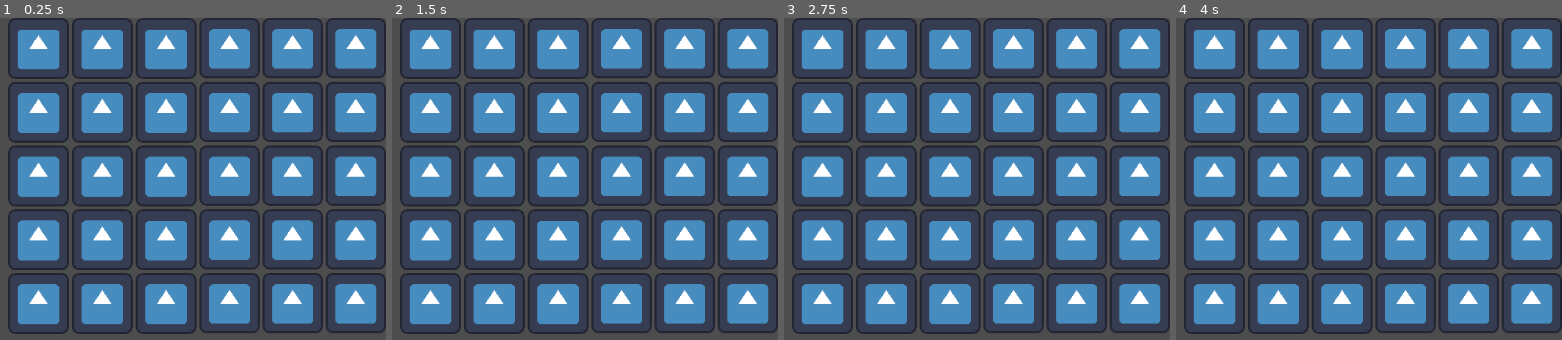
Above: before the commit, frames 1-4 (left to right).
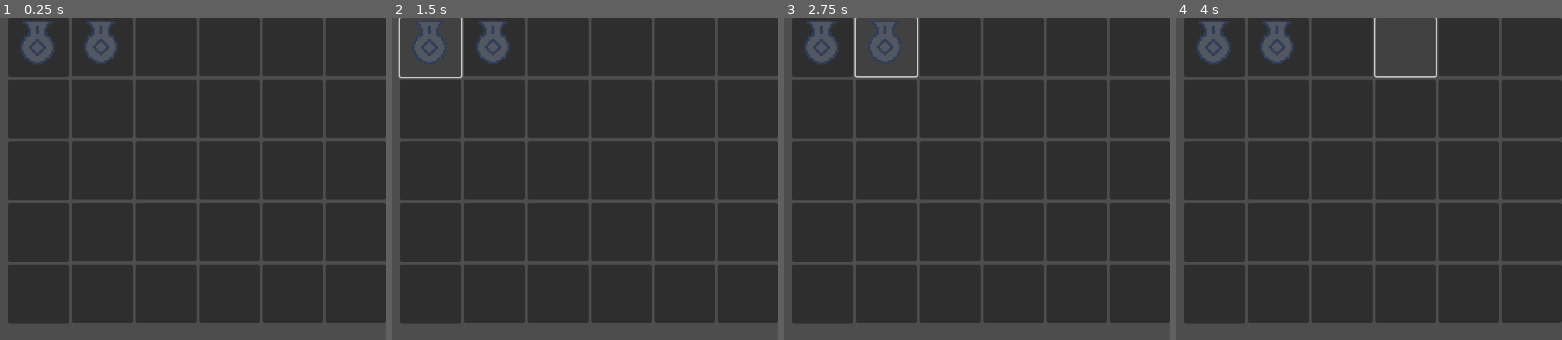
Above: after the commit, the same moments.

Repository: Daniel-M-C/CalgaryHacks2025
Game: Godot game, scene res://World/pipe_puzzle_room.tscn
Same seed, same stepped clock (60 frames per second), same inputs: the game is played once before the commit and once after it. This scene is started directly instead of the project's main scene. The engine's default icon, where the game draws it, is replaced by a stand-in: a white triangle on a blue panel in a dark square.
Inputs (mouse positions are in pixels of both pictures, inside the frame that each line leads up to):
- Up to frame 1 (0.25 s): no input
- Up to frame 2 (1.5 s): click (430, 46) at 0.52 s; click (430, 46) at 1.27 s
- Up to frame 3 (2.75 s): click (884, 46) at 2 s
- Up to frame 4 (4 s): click (1341, 46) at 2.75 s; click (1403, 46) at 3.5 s

The runs differ from the first frame. In frame 1, 76% of the frame differs, in the area x 2-100%, y 0-99%; in frame 2, 76%; in frame 3, 76%; in frame 4, 76%.
Error after the commit: Parse Error: Expected return type or "void" after "->". (res://World/InteractibleObjects/pipe_section.gd:113)

Commit message:
Add rotating pipes

Diff:
--- a/World/InteractibleObjects/pipe_puzzle.tscn
+++ b/World/InteractibleObjects/pipe_puzzle.tscn
@@ -1,6 +1,7 @@
-[gd_scene load_steps=2 format=3 uid="uid://bl62rm785ghlx"]
+[gd_scene load_steps=3 format=3 uid="uid://bl62rm785ghlx"]
 
 [ext_resource type="PackedScene" uid="uid://c8bp1lii36kv7" path="res://World/InteractibleObjects/pipe_section.tscn" id="1_g2en0"]
+[ext_resource type="Texture2D" uid="uid://1q7frfe6bdxn" path="res://Assets/Environment/pipe_one.png" id="2_3h88w"]
 
 [node name="PipePuzzle" type="GridContainer"]
 anchors_preset = -1
@@ -14,93 +15,124 @@
 size_flags_horizontal = 12
 columns = 6
 
-[node name="PipeSection" parent="." instance=ExtResource("1_g2en0")]
-custom_minimum_size = Vector2(0, 20)
+[node name="PipeSection0" parent="." instance=ExtResource("1_g2en0")]
+custom_minimum_size = Vector2(0, 85)
 layout_mode = 2
+icon = ExtResource("2_3h88w")
 
 [node name="PipeSection2" parent="." instance=ExtResource("1_g2en0")]
+custom_minimum_size = Vector2(0, 84)
 layout_mode = 2
+icon = ExtResource("2_3h88w")
 
 [node name="PipeSection3" parent="." instance=ExtResource("1_g2en0")]
+custom_minimum_size = Vector2(0, 84)
 layout_mode = 2
 
 [node name="PipeSection4" parent="." instance=ExtResource("1_g2en0")]
+custom_minimum_size = Vector2(0, 84)
 layout_mode = 2
 
 [node name="PipeSection5" parent="." instance=ExtResource("1_g2en0")]
+custom_minimum_size = Vector2(0, 84)
 layout_mode = 2
 
 [node name="PipeSection6" parent="." instance=ExtResource("1_g2en0")]
+custom_minimum_size = Vector2(0, 84)
 layout_mode = 2
 
 [node name="PipeSection7" parent="." instance=ExtResource("1_g2en0")]
+custom_minimum_size = Vector2(0, 85)
 layout_mode = 2
 
 [node name="PipeSection8" parent="." instance=ExtResource("1_g2en0")]
+custom_minimum_size = Vector2(0, 84)
 layout_mode = 2
 
 [node name="PipeSection9" parent="." instance=ExtResource("1_g2en0")]
+custom_minimum_size = Vector2(0, 84)
 layout_mode = 2
 
 [node name="PipeSection10" parent="." instance=ExtResource("1_g2en0")]
+custom_minimum_size = Vector2(0, 84)
 layout_mode = 2
 
 [node name="PipeSection11" parent="." instance=ExtResource("1_g2en0")]
+custom_minimum_size = Vector2(0, 84)
 layout_mode = 2
 
 [node name="PipeSection12" parent="." instance=ExtResource("1_g2en0")]
+custom_minimum_size = Vector2(0, 84)
 layout_mode = 2
 
 [node name="PipeSection13" parent="." instance=ExtResource("1_g2en0")]
+custom_minimum_size = Vector2(0, 85)
 layout_mode = 2
 
 [node name="PipeSection14" parent="." instance=ExtResource("1_g2en0")]
+custom_minimum_size = Vector2(0, 84)
 layout_mode = 2
 
 [node name="PipeSection15" parent="." instance=ExtResource("1_g2en0")]
+custom_minimum_size = Vector2(0, 84)
 layout_mode = 2
 
 [node name="PipeSection16" parent="." instance=ExtResource("1_g2en0")]
+custom_minimum_size = Vector2(0, 84)
 layout_mode = 2
 
 [node name="PipeSection17" parent="." instance=ExtResource("1_g2en0")]
+custom_minimum_size = Vector2(0, 84)
 layout_mode = 2
 
 [node name="PipeSection18" parent="." instance=ExtResource("1_g2en0")]
+custom_minimum_size = Vector2(0, 84)
 layout_mode = 2
 
 [node name="PipeSection19" parent="." instance=ExtResource("1_g2en0")]
+custom_minimum_size = Vector2(0, 85)
 layout_mode = 2
 
 [node name="PipeSection20" parent="." instance=ExtResource("1_g2en0")]
+custom_minimum_size = Vector2(0, 84)
 layout_mode = 2
 
 [node name="PipeSection21" parent="." instance=ExtResource("1_g2en0")]
+custom_minimum_size = Vector2(0, 84)
 layout_mode = 2
 
 [node name="PipeSection22" parent="." instance=ExtResource("1_g2en0")]
+custom_minimum_size = Vector2(0, 84)
 layout_mode = 2
 
 [node name="PipeSection23" parent="." instance=ExtResource("1_g2en0")]
+custom_minimum_size = Vector2(0, 84)
 layout_mode = 2
 
 [node name="PipeSection24" parent="." instance=ExtResource("1_g2en0")]
+custom_minimum_size = Vector2(0, 84)
 layout_mode = 2
 
 [node name="PipeSection25" parent="." instance=ExtResource("1_g2en0")]
+custom_minimum_size = Vector2(0, 85)
 layout_mode = 2
 
 [node name="PipeSection26" parent="." instance=ExtResource("1_g2en0")]
+custom_minimum_size = Vector2(0, 84)
 layout_mode = 2
 
 [node name="PipeSection27" parent="." instance=ExtResource("1_g2en0")]
+custom_minimum_size = Vector2(0, 84)
 layout_mode = 2
 
 [node name="PipeSection28" parent="." instance=ExtResource("1_g2en0")]
+custom_minimum_size = Vector2(0, 84)
 layout_mode = 2
 
 [node name="PipeSection29" parent="." instance=ExtResource("1_g2en0")]
+custom_minimum_size = Vector2(0, 84)
 layout_mode = 2
 
 [node name="PipeSection30" parent="." instance=ExtResource("1_g2en0")]
+custom_minimum_size = Vector2(0, 84)
 layout_mode = 2
--- a/World/InteractibleObjects/pipe_section.gd
+++ b/World/InteractibleObjects/pipe_section.gd
@@ -1,6 +1,114 @@
 @tool
-extends TextureButton
+extends Button
+
+
+## As up right down left
+var default_used_ports : Array[bool] = [true, false, true, false]
+@onready var true_used_prots : Array[bool] = default_used_ports
+
+enum PIPE_TYPE {
+	ONE,
+	TWO_TOGETHER,
+	TWO_STRAGIHT,
+	T,
+	X
+}
+
+var ONE_texture = preload("res://Assets/Environment/pipe_one.png")
+var TWO_TOGETHER_texture = preload("res://Assets/Environment/pipe_two_together.png")
+var TWO_STRAGIHT_texture = preload("res://Assets/Environment/pipe_two_straight.png")
+var T_texture = preload("res://Assets/Environment/pipe_t.png")
+var X_texture = preload("res://Assets/Environment/pipe_x.png")
+
+
+@export var pipe_type : PIPE_TYPE:
+	set(val):
+		pipe_type = val
+		match pipe_type:
+			PIPE_TYPE.ONE:
+				icon = ONE_texture
+				default_used_ports = [true,false,false,false]
+			PIPE_TYPE.TWO_TOGETHER:
+				icon = TWO_TOGETHER_texture
+				default_used_ports = [true,true,false,false]
+			PIPE_TYPE.TWO_STRAGIHT:
+				icon = TWO_STRAGIHT_texture
+				default_used_ports = [true,false,true,false]
+			PIPE_TYPE.T:
+				icon = T_texture
+				default_used_ports = [true,true,false,true]
+			PIPE_TYPE.X:
+				icon = X_texture
+				default_used_ports = [true,true,true,true]
+
+#@onready var texture_rect: TextureRect = $CenterContainer/TextureRect
+var texture : Texture2D :
+	set(val):
+		texture = val
+		texture = val
+
+## goes up two four
+@export var starting_rotation : int = 0:
+	set(val):
+		# reset so things aren't weird
+		rotation = 0
+		true_used_prots = default_used_ports
+
+		if val > 3:
+			val = 3
+		if val < 0:
+			val = 0
+		starting_rotation = val
+		for i in range(val):
+			rotate_once()
+
+#@export var full : bool = false:
+#	set(val):
+
+
+func _ready():
+	pass
 
 #Only expands horizontally, then it is made square here. #Can't fill vertically, because that would squish them all into the screen and remove scroll functionality. #AspectRatioContainer didn't work because the button just overflows the Continer.
 func _on_resized():
 	custom_minimum_size.y = size.x
+	pivot_offset = size/2
+
+func _on_pressed() -> void:
+	rotate_once()
+
+func rotate_once() :
+
+	# just rotates the values clockwise.
+	# addmitedly not the prettiest way of doing this.
+	var temp_port : bool = default_used_ports[1]
+	for i in 3:
+		default_used_ports[i] = default_used_ports[i+1]
+
+	default_used_ports[3] = temp_port
+	rotation += PI/2
+
+func get_neighbour(direction : int) -> Control:
+	"""
+	:param: direction as up, right, down, left
+	"""
+
+	var self_index = int(name.trim_prefix("PipeSection"))
+	var looking_index = 0
+	match direction:
+		0:
+			looking_index = self_index - 6
+		1:
+			looking_index = self_index + 1
+		2:
+			looking_index = self_index + 6
+		3:
+			looking_index = self_index - 1
+
+	if looking_index < 30 and looking_index > 0:
+		return get_parent().get_child(looking_index)
+	else:
+		return null
+
+func fill_with_water() -> null:
+	pass
--- a/World/InteractibleObjects/pipe_section.tscn
+++ b/World/InteractibleObjects/pipe_section.tscn
@@ -1,19 +1,19 @@
-[gd_scene load_steps=3 format=3 uid="uid://c8bp1lii36kv7"]
+[gd_scene load_steps=2 format=3 uid="uid://c8bp1lii36kv7"]
 
-[ext_resource type="Texture2D" uid="uid://bd4baj72jb54t" path="res://icon.svg" id="1_bd14j"]
 [ext_resource type="Script" uid="uid://p4mfgn8k8mtv" path="res://World/InteractibleObjects/pipe_section.gd" id="2_dqvcp"]
 
-[node name="PipeSection" type="TextureButton"]
+[node name="PipeSection" type="Button"]
+custom_minimum_size = Vector2(0, 1152)
 anchors_preset = 15
 anchor_right = 1.0
 anchor_bottom = 1.0
+offset_bottom = 504.0
 grow_horizontal = 2
 size_flags_horizontal = 15
 size_flags_vertical = 0
 action_mode = 0
-texture_normal = ExtResource("1_bd14j")
-ignore_texture_size = true
-stretch_mode = 5
+expand_icon = true
 script = ExtResource("2_dqvcp")
 
+[connection signal="pressed" from="." to="." method="_on_pressed"]
 [connection signal="resized" from="." to="." method="_on_resized"]
Binary file added: Assets/Environment/pipe_one.png
Not shown, added: Assets/Environment/pipe_one.png.import
Binary file added: Assets/Environment/pipe_t.png
Not shown, added: Assets/Environment/pipe_t.png.import
Binary file added: Assets/Environment/pipe_two_straight.png
Not shown, added: Assets/Environment/pipe_two_straight.png.import
Binary file added: Assets/Environment/pipe_two_together.png
Not shown, added: Assets/Environment/pipe_two_together.png.import
Binary file added: Assets/Environment/pipe_water_full.png
Not shown, added: Assets/Environment/pipe_water_full.png.import
Binary file added: Assets/Environment/pipe_x.png
Not shown, added: Assets/Environment/pipe_x.png.import
